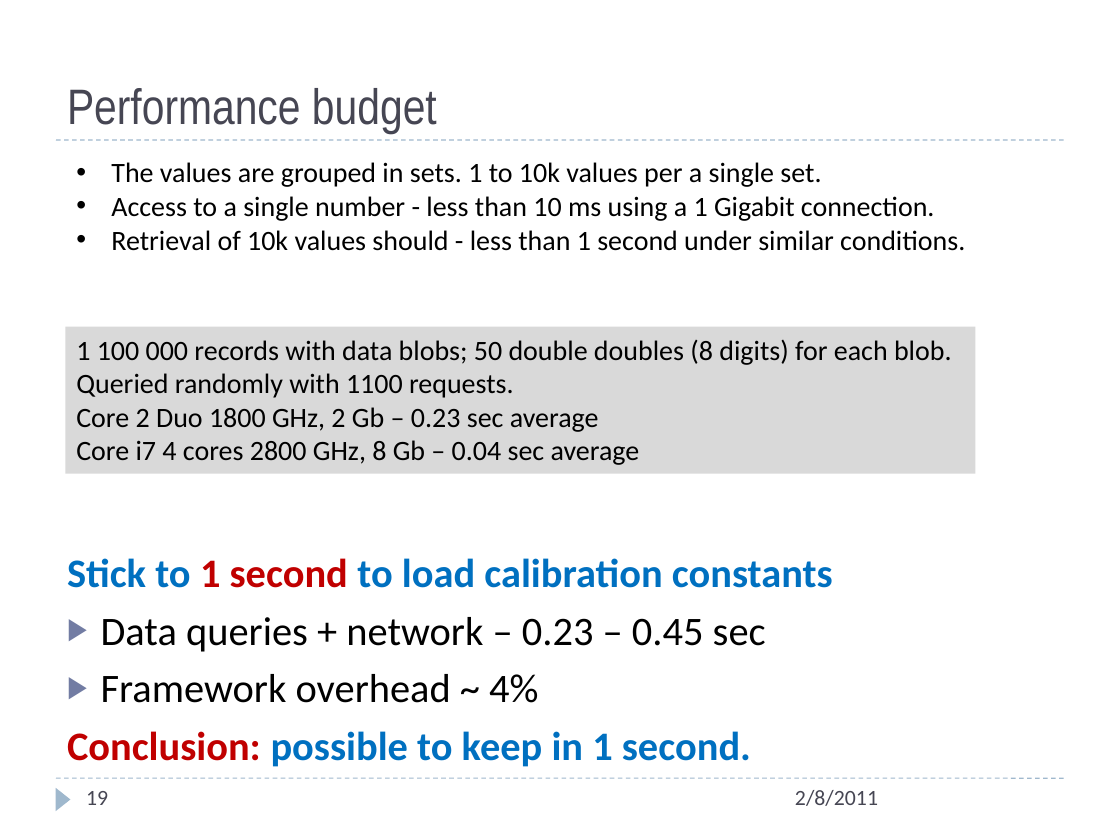
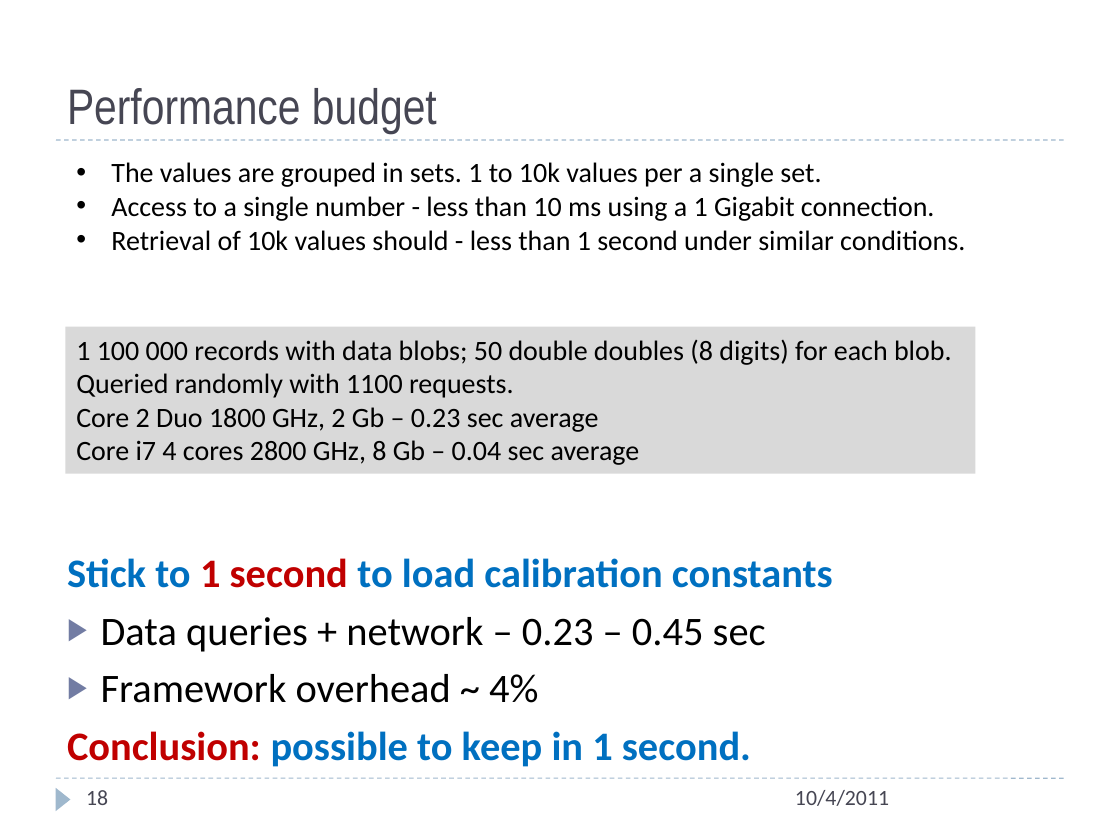
Before and after one commit to JeffersonLab/ccdb, a slide deck: slide 18 of doc/ccdb_design_romanovda.pptx (slide 19 before the commit). Drawn at 1120x840 pixels with LibreOffice and Linux fonts; fonts in the diff are those of the drawing. Boxes give left, top, right and bottom in pixels: in the first picture for what was removed or moved away, otherwise in the second. Text is boxed around its words. In the diff, an @@ line names an element or a change of style, - is before the commit and + after.

```diff
--- a/doc/ccdb_design_romanovda.pptx
+++ b/doc/ccdb_design_romanovda.pptx
@@ page number at <box>86,790,108,805</box>: text changed @@
-19
+18
@@ text at <box>795,790,889,806</box>: text changed @@
-2/8/2011
+10/4/2011
```
Also in this commit, not shown: 19 other slides changed, 6 slides added, 1 slide removed, 14 other files.
